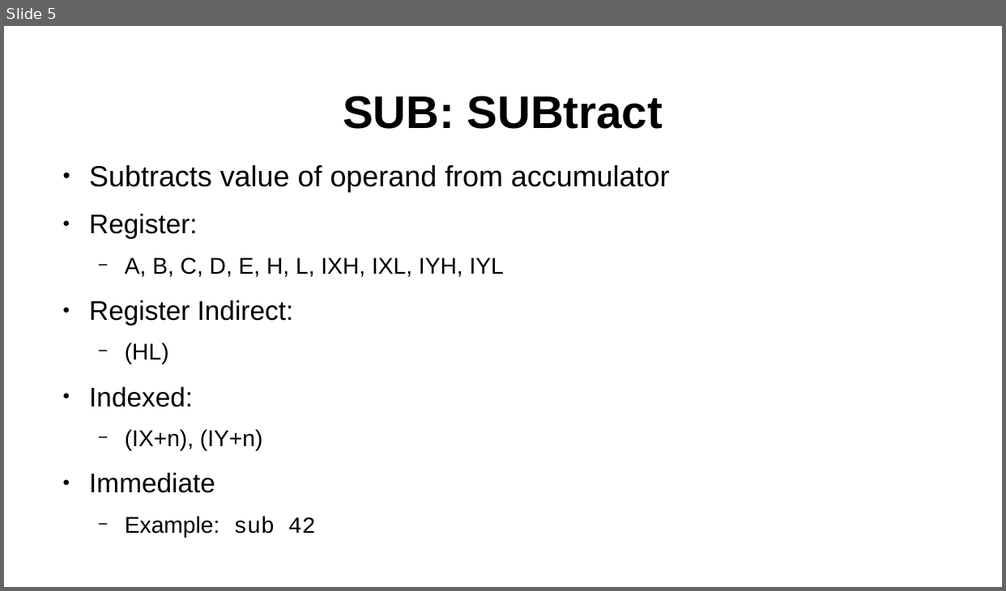
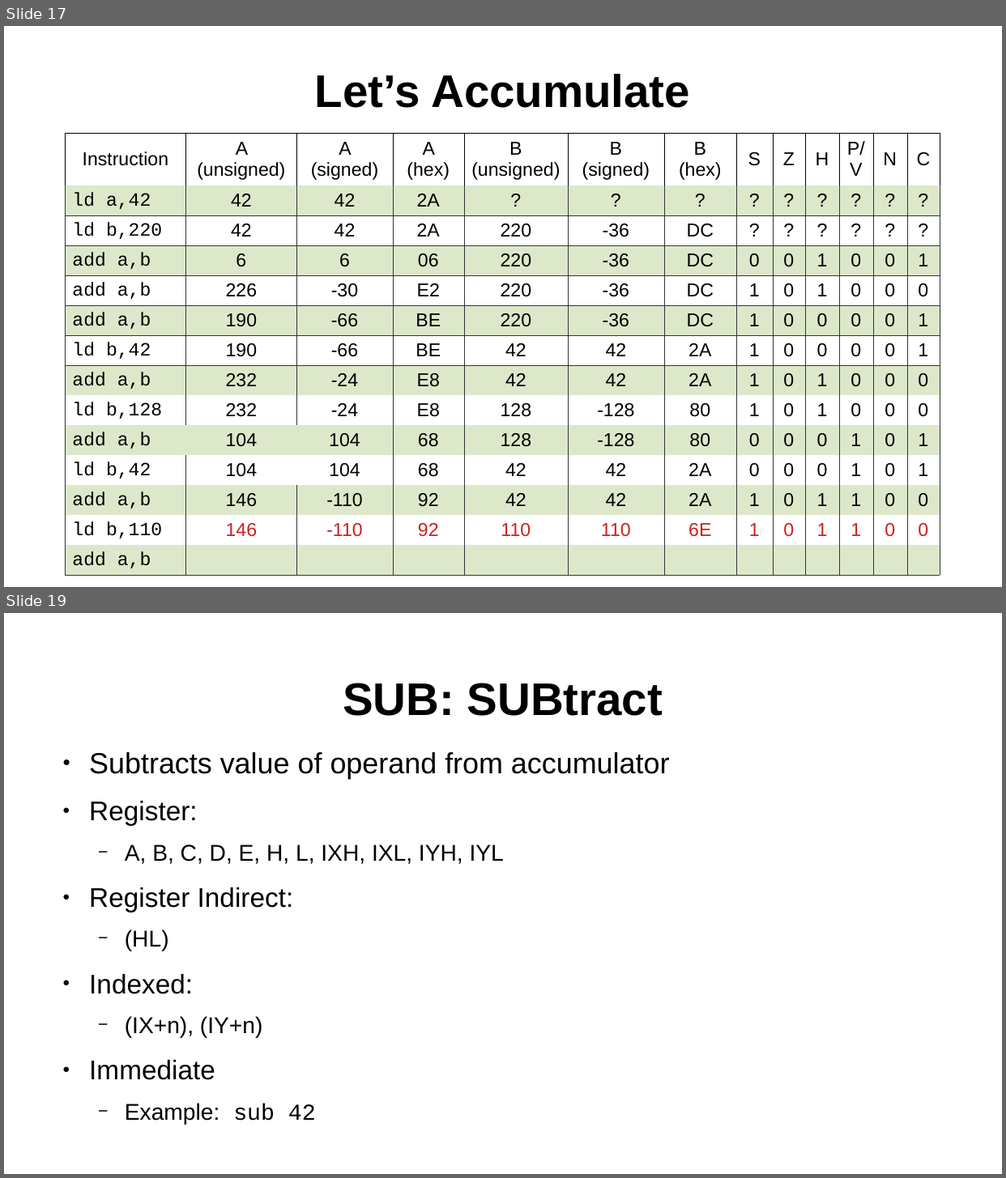
Before and after one commit to SlithyMatt/zxs-assembly-tutorial, a slide deck: Lesson5/Lesson5.odp. Shown one above the other, each under a label of ours: slide 5 before the commit, slides 17 and 19 after it; the slides between them are not shown. The pictures are 1006x591 and 1006x1178 pixels, drawn with LibreOffice and Linux fonts; fonts in the diff are those of the drawing. Boxes give left, top, right and bottom in pixels: in the first picture for what was removed or moved away, otherwise in the second. Text is boxed around its words. In the diff, an @@ line names an element or a change of style, - is before the commit and + after.

```diff
--- a/Lesson5/Lesson5.odp
+++ b/Lesson5/Lesson5.odp
@@ slide 17 added at (x1=4, y1=26, x2=1002, y2=587), background #FFFFFF @@
@@ title added at (x1=315, y1=74, x2=690, y2=108), 44 pt, text #000000, bold @@
+Let’s Accumulate
@@ table added at (x1=65, y1=133, x2=938, y2=572), 14 rows, 13 columns @@
+Instruction | A (unsigned) | A (signed) | A (hex) | B (unsigned) | B (signed) | B (hex) | S | Z | H | P/V | N | C
+ld a,42 | 42 | 42 | 2A | ? | ? | ? | ? | ? | ? | ? | ? | ?
+ld b,220 | 42 | 42 | 2A | 220 | -36 | DC | ? | ? | ? | ? | ? | ?
+add a,b | 6 | 6 | 06 | 220 | -36 | DC | 0 | 0 | 1 | 0 | 0 | 1
+add a,b | 226 | -30 | E2 | 220 | -36 | DC | 1 | 0 | 1 | 0 | 0 | 0
+add a,b | 190 | -66 | BE | 220 | -36 | DC | 1 | 0 | 0 | 0 | 0 | 1
+ld b,42 | 190 | -66 | BE | 42 | 42 | 2A | 1 | 0 | 0 | 0 | 0 | 1
+add a,b | 232 | -24 | E8 | 42 | 42 | 2A | 1 | 0 | 1 | 0 | 0 | 0
+ld b,128 | 232 | -24 | E8 | 128 | -128 | 80 | 1 | 0 | 1 | 0 | 0 | 0
+add a,b | 104 | 104 | 68 | 128 | -128 | 80 | 0 | 0 | 0 | 1 | 0 | 1
+ld b,42 | 104 | 104 | 68 | 42 | 42 | 2A | 0 | 0 | 0 | 1 | 0 | 1
+add a,b | 146 | -110 | 92 | 42 | 42 | 2A | 1 | 0 | 1 | 1 | 0 | 0
+ld b,110 | 146 | -110 | 92 | 110 | 110 | 6E | 1 | 0 | 1 | 1 | 0 | 0
+add a,b |  |  |  |  |  |  |  |  |  |  |  | 
@@ what was slide 5 is now slide 19 @@
```
Also in this commit, not shown: 15 other slides added, 1 slide removed, 2 other files.
